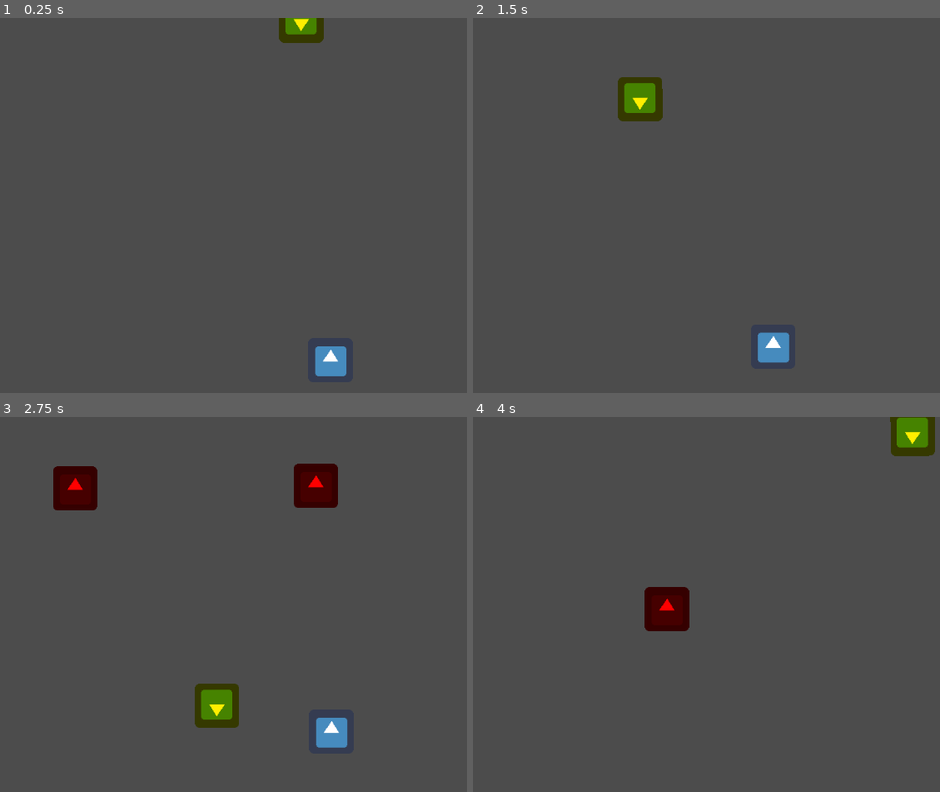
Above: before the commit, frames 1-4 (two rows, left to right).
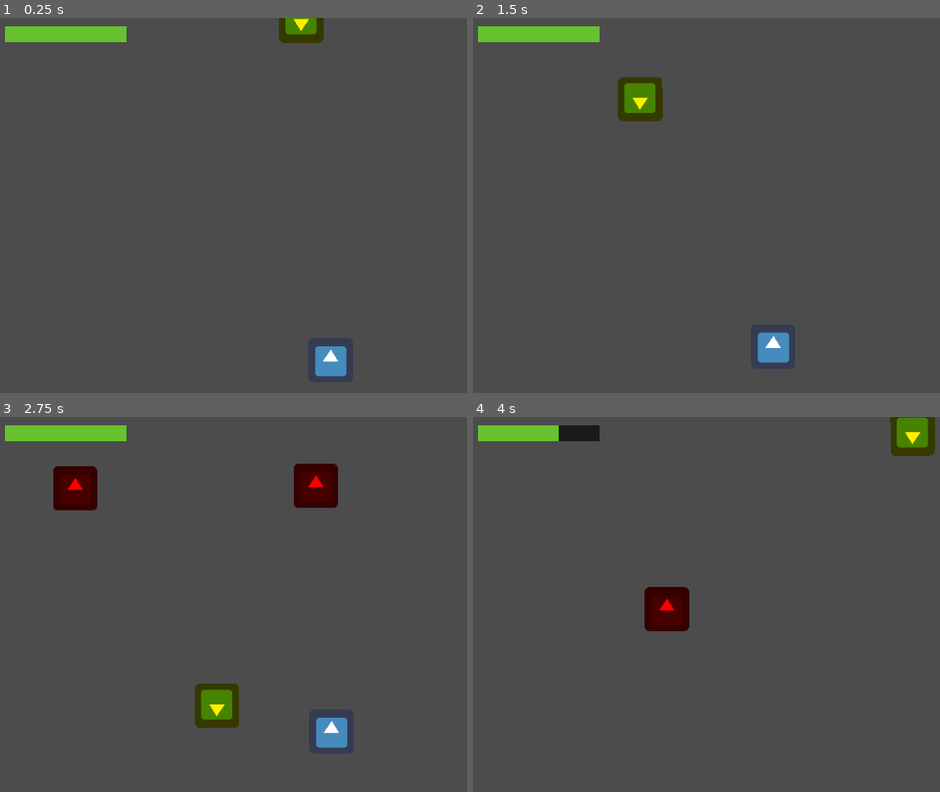
Above: after the commit, the same moments.

Repository: delleloper/staysafejam
Game: Godot game, scene res://Game4.tscn
Same seed, same stepped clock (60 frames per second), same inputs: the game is played once before the commit and once after it. This scene is started directly instead of the project's main scene. The engine's default icon, where the game draws it, is replaced by a stand-in: a white triangle on a blue panel in a dark square.
Inputs:
- Up to frame 1 (0.25 s): no input
- Up to frame 2 (1.5 s): hold D (move_right) 0.53-1.28 s; hold A (move_left) from 1.28 s (still down)
- Up to frame 3 (2.75 s): release A (move_left) at 2.03 s; hold D (move_right) from 2.03 s (still down)
- Up to frame 4 (4 s): release D (move_right) at 3.53 s; hold A (move_left) from 3.53 s (still down)

The runs differ from the first frame. In frame 1, 1.1% of the frame differs, in the area x 1-28%, y 2-7%; in frame 2, 1.1%; in frame 3, 1.1%; in frame 4, 1.1%.

Commit message:
added hp bar
hp bar with animations

Diff:
--- a/Player.gd
+++ b/Player.gd
@@ -90,6 +90,7 @@
 func setHp(amount):
 	if vulnerable:
 		hp = amount
+		GM.UI._update_hp_bar(hp)
 		if hp <= 0:
 			die()
 		vulnerable = false
--- a/Player.tscn
+++ b/Player.tscn
@@ -31,16 +31,15 @@
 "values": [ false, true, false, true, false, true ]
 }
 
-[sub_resource type="Animation" id=1]
-resource_name = "idle"
+[sub_resource type="Animation" id=2]
 length = 0.001
 loop = true
 
-[sub_resource type="Animation" id=2]
+[sub_resource type="Animation" id=3]
 length = 0.7
 loop = true
 
-[sub_resource type="CircleShape2D" id=3]
+[sub_resource type="CircleShape2D" id=4]
 radius = 34.3614
 
 [node name="Player" type="KinematicBody2D" groups=[
@@ -58,13 +57,13 @@
 
 [node name="PlayerAnimator" type="AnimationPlayer" parent="."]
 autoplay = "idle"
-anims/damage = SubResource( 4 )
-anims/idle = SubResource( 1 )
-anims/walk = SubResource( 2 )
+anims/damage = SubResource( 1 )
+anims/idle = SubResource( 2 )
+anims/walk = SubResource( 3 )
 next/walk = "idle"
 
 [node name="player" type="Sprite" parent="."]
 texture = ExtResource( 1 )
 
 [node name="CollisionShape2D" type="CollisionShape2D" parent="."]
-shape = SubResource( 3 )
+shape = SubResource( 4 )
--- a/UI.tscn
+++ b/UI.tscn
@@ -1,7 +1,8 @@
-[gd_scene load_steps=4 format=2]
+[gd_scene load_steps=5 format=2]
 
 [ext_resource path="res://Ui.gd" type="Script" id=1]
 [ext_resource path="res://Theme.tres" type="Theme" id=2]
+[ext_resource path="res://Assets/whitebar.png" type="Texture" id=3]
 
 [sub_resource type="Animation" id=1]
 resource_name = "ShowDialog"
@@ -55,3 +56,23 @@
 
 [node name="AnimationPlayer" type="AnimationPlayer" parent="."]
 anims/ShowDialog = SubResource( 1 )
+
+[node name="Item_bar" type="TextureProgress" parent="."]
+margin_left = 21.0
+margin_top = 23.0
+margin_right = 372.0
+margin_bottom = 69.0
+max_value = 3.0
+step = 0.01
+value = 3.0
+texture_under = ExtResource( 3 )
+texture_progress = ExtResource( 3 )
+tint_under = Color( 0.105882, 0.105882, 0.105882, 1 )
+tint_over = Color( 0, 0, 0, 1 )
+tint_progress = Color( 0.403922, 0.764706, 0.184314, 1 )
+nine_patch_stretch = true
+__meta__ = {
+"_edit_use_anchors_": false
+}
+
+[node name="Tween" type="Tween" parent="Item_bar"]
--- a/Ui.gd
+++ b/Ui.gd
@@ -3,6 +3,9 @@
 onready var text = $Panel/Dialog
 var displaying = false
 var percent = 0
+
+var green : Color = Color("67c32f")
+var red : Color = Color("c32f2f")
 
 func _ready() -> void:
 	GM.UI = self
@@ -27,3 +30,9 @@
 			displaying = false
 			yield(get_tree().create_timer(2), "timeout")
 			hideDialog()
+
+func _update_hp_bar(_hp : int):
+	$Item_bar/Tween.interpolate_property($Item_bar, "value", _hp +1, _hp, 0.4, Tween.TRANS_BACK, Tween.EASE_OUT)
+	$Item_bar/Tween.interpolate_property($Item_bar, "tint_progress", red, green, 0.6, Tween.TRANS_EXPO, Tween.EASE_OUT)
+	$Item_bar/Tween.start()
+	pass
Binary file added: Assets/whitebar.png
Not shown, added: Assets/whitebar.png.import
Not shown: 1 places in Player.tscn that only renumber resources
